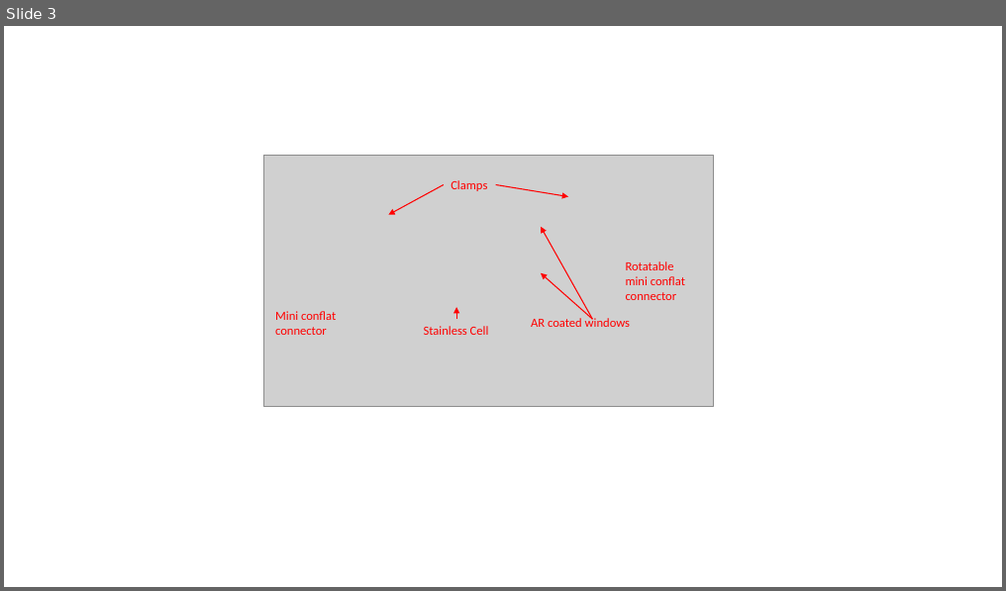
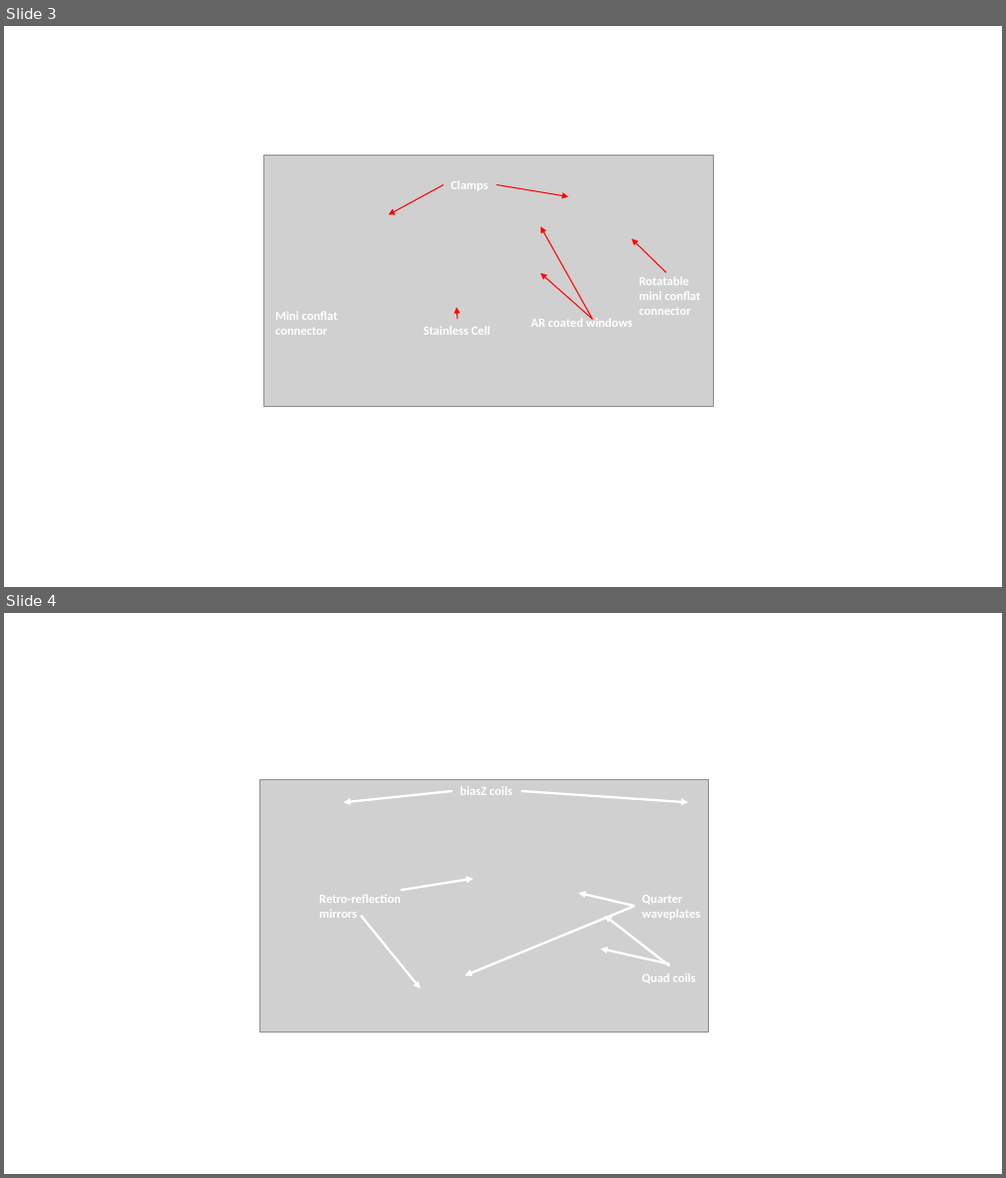
Before and after one commit to dgenkina/Thesis, a slide deck: BEC_DFG figures/2D MOT pictures.pptx. Shown one above the other, each under a label of ours: slide 3 before the commit, slides 3 and 4 after it. The pictures are 1006x591 and 1006x1178 pixels, drawn with LibreOffice and Linux fonts; fonts in the diff are those of the drawing; grey boxes stand for pictures. Boxes give left, top, right and bottom in pixels: in the first picture for what was removed or moved away, otherwise in the second. Text is boxed around its words. In the diff, an @@ line names an element or a change of style, - is before the commit and + after.

```diff
--- a/BEC_DFG figures/2D MOT pictures.pptx
+++ b/BEC_DFG figures/2D MOT pictures.pptx
@@ slide 4 added at <box>4,613,1002,1174</box>, background #FFFFFF @@
@@ group added at <box>259,780,709,1033</box>: 8 arrows, 4 texts, 1 picture @@
+biasZ coils
+Quad coils
+Retro-reflection
+mirrors
+Quarter
+waveplates
@@ slide 3 changed as well @@
@@ arrow added from (666, 274) to (632, 240), #FF0000 1 pt @@
@@ text colour #FF0000 to #FFFFFF, bold on in 5 elements at <box>450,181,488,191</box>, <box>424,327,490,335</box>, <box>275,312,338,335</box>, <box>531,317,633,327</box>, <box>639,277,700,315</box> @@
@@ text "Rotatable": place and size @@
-text "Rotatable" at <box>626,262,685,300</box>
+text "Rotatable" at <box>639,277,700,315</box>
```
Also in this commit, not shown: 1 other slide changed, 1 other slide added, 1 slide removed, 11 other files.
